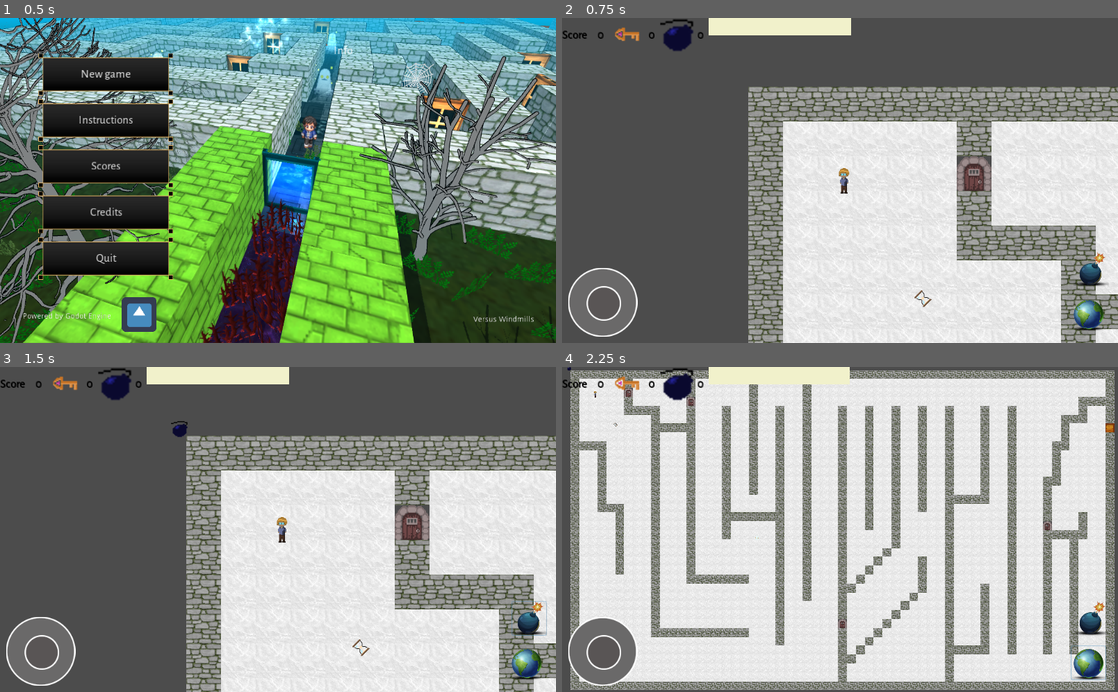
Above: before the commit, frames 1-4 (two rows, left to right).
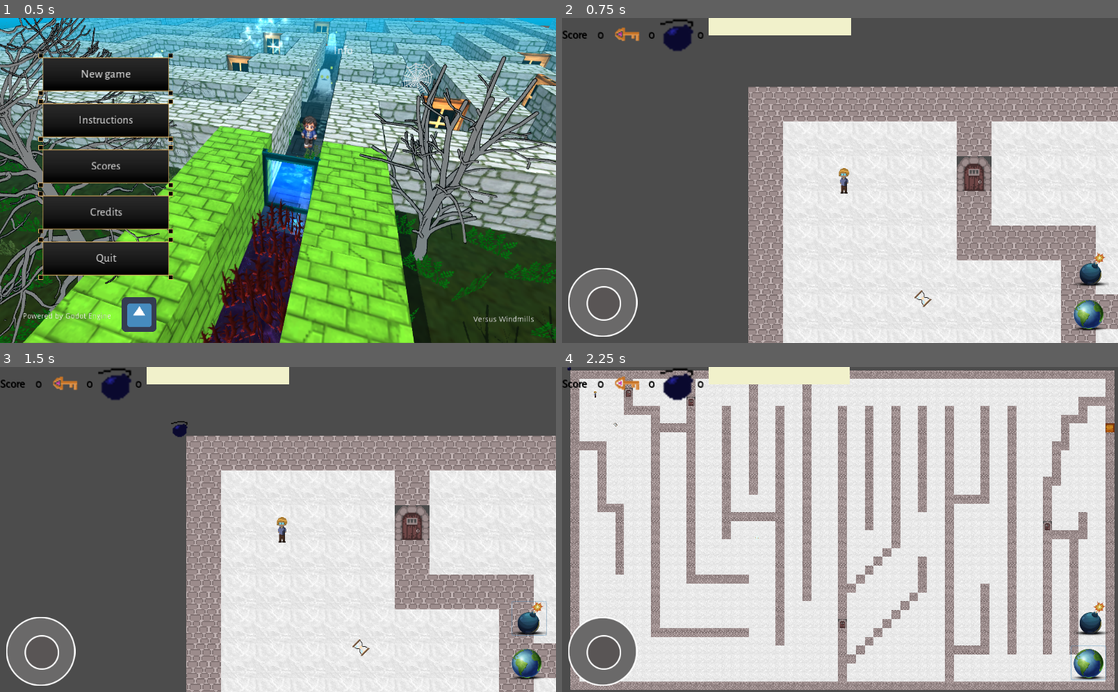
Above: after the commit, the same moments.

Repository: rogerdv/labyrinth
Game: Godot game, scene res://Scenes/main_menu.tscn
Same seed, same stepped clock (60 frames per second), same inputs: the game is played once before the commit and once after it. The engine's default icon, where the game draws it, is replaced by a stand-in: a white triangle on a blue panel in a dark square.
Inputs (mouse positions are in pixels of both pictures, inside the frame that each line leads up to):
- Up to frame 1 (0.5 s): no input
- Up to frame 2 (0.75 s): click "New game" at 0.5 s
- Up to frame 3 (1.5 s): click (528, 617) at 1.25 s
- Up to frame 4 (2.25 s): click (1090, 662) at 2 s

Frame 1 is identical in both runs. In frame 2, 10% of the frame differs, in the area x 33-100%, y 21-100%; in frame 3, 10%; in frame 4, 15%, in the area x 1-100%, y 1-100%.

Commit message:
Adde new images

Diff:
--- a/Scenes/tileset.tres
+++ b/Scenes/tileset.tres
@@ -1,7 +1,7 @@
 [gd_resource type="TileSet" load_steps=9 format=2]
 
 [ext_resource path="res://Images/puerta_interior.png" type="Texture" id=1]
-[ext_resource path="res://Images/bloque (4).png" type="Texture" id=2]
+[ext_resource path="res://Images/wall.png" type="Texture" id=2]
 [ext_resource path="res://Images/puerta01.png" type="Texture" id=3]
 [ext_resource path="res://Images/floor.png" type="Texture" id=4]
 
